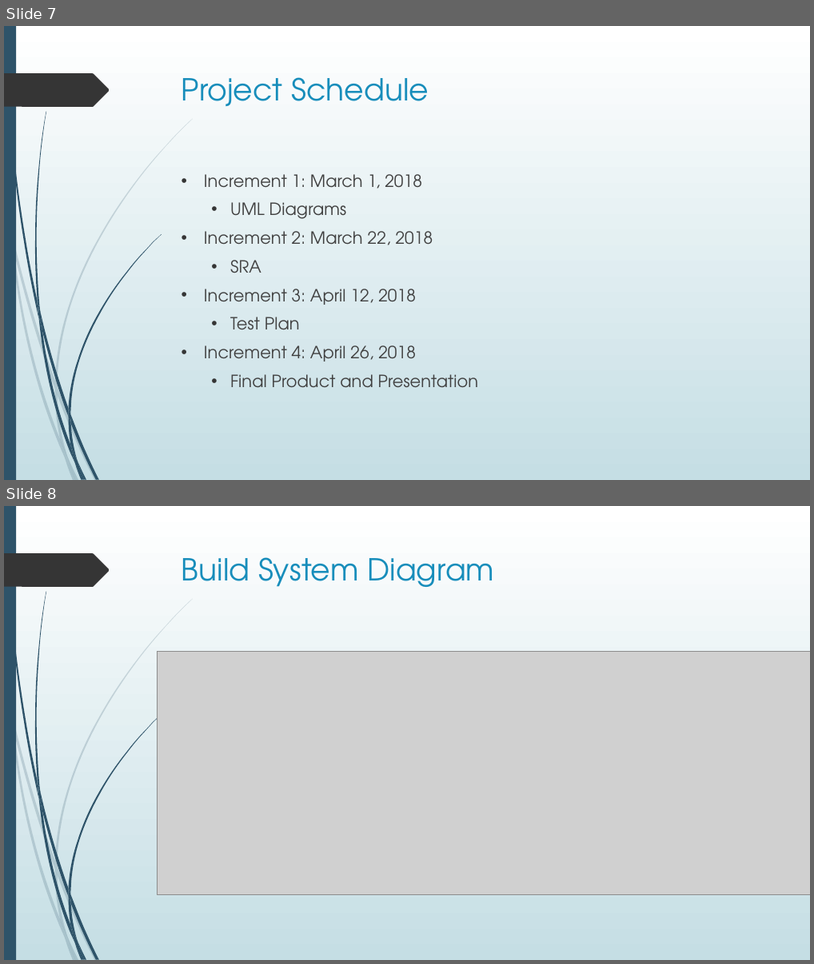
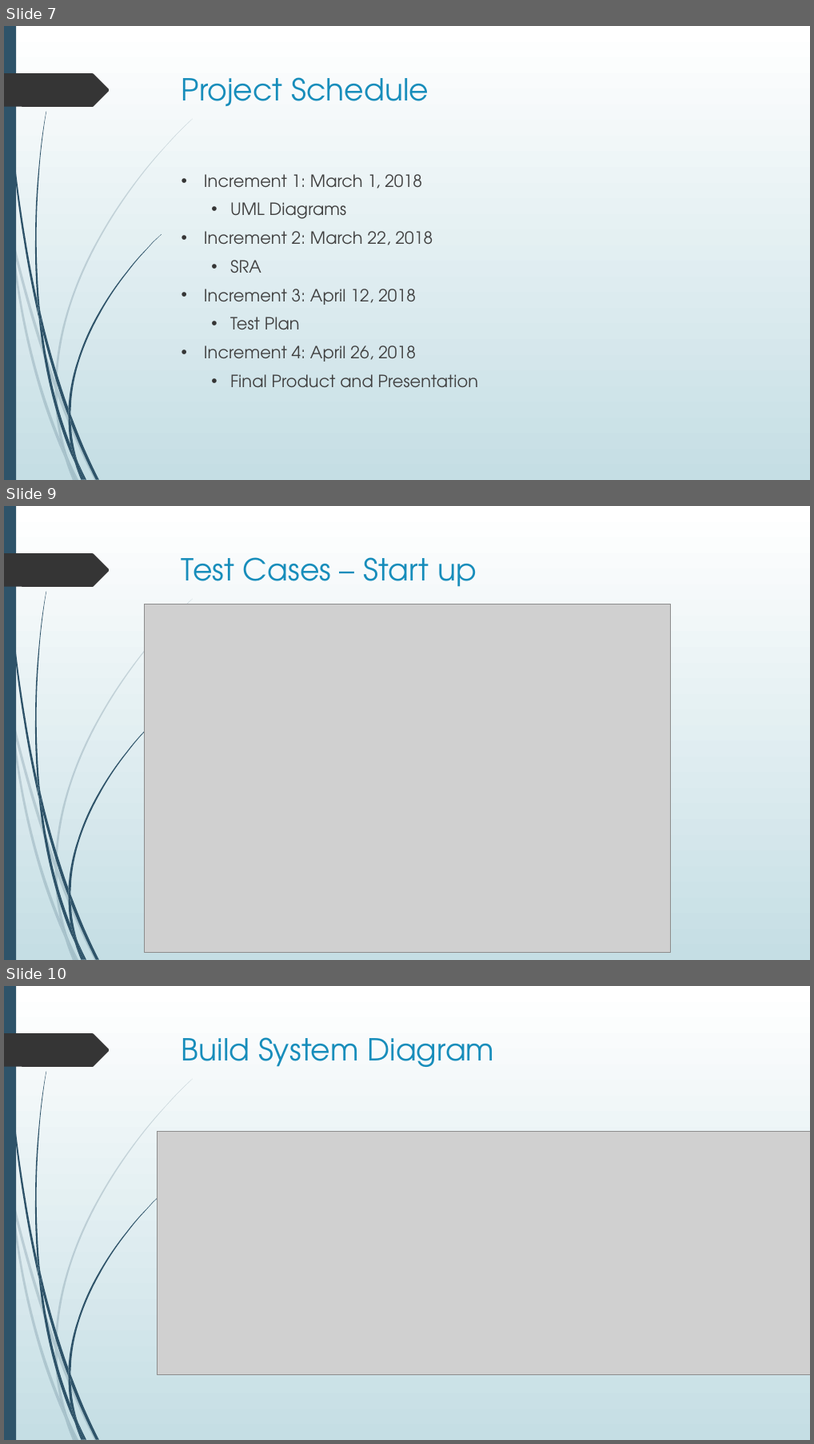
Before and after one commit to Thekipz/UniTycoon, a slide deck: University Tycoon.pptx. Shown one above the other, each under a label of ours: slides 7 and 8 before the commit, slides 7, 9 and 10 after it; the slides between them are not shown. The pictures are 814x964 and 814x1444 pixels, drawn with LibreOffice and Linux fonts; fonts in the diff are those of the drawing; grey boxes stand for pictures. Boxes give left, top, right and bottom in pixels: in the first picture for what was removed or moved away, otherwise in the second. Text is boxed around its words. In the diff, an @@ line names an element or a change of style, - is before the commit and + after.

Commit message:
Added inability to start new game if no data is saved

```diff
--- a/University Tycoon.pptx
+++ b/University Tycoon.pptx
@@ slide 9 added at (x1=4, y1=506, x2=810, y2=960), background gradient #FFFFFF to #C5DEE5; not listed: 24 template elements that a slide beside it also shows @@
@@ title added at (x1=182, y1=557, x2=477, y2=587), 36 pt, text #178DBB @@
+Test Cases – Start up
@@ picture added at (x1=145, y1=604, x2=671, y2=952) @@
@@ what was slide 8 is now slide 10 @@
```
Also in this commit, not shown: 1 other slide added, 2 other files.
